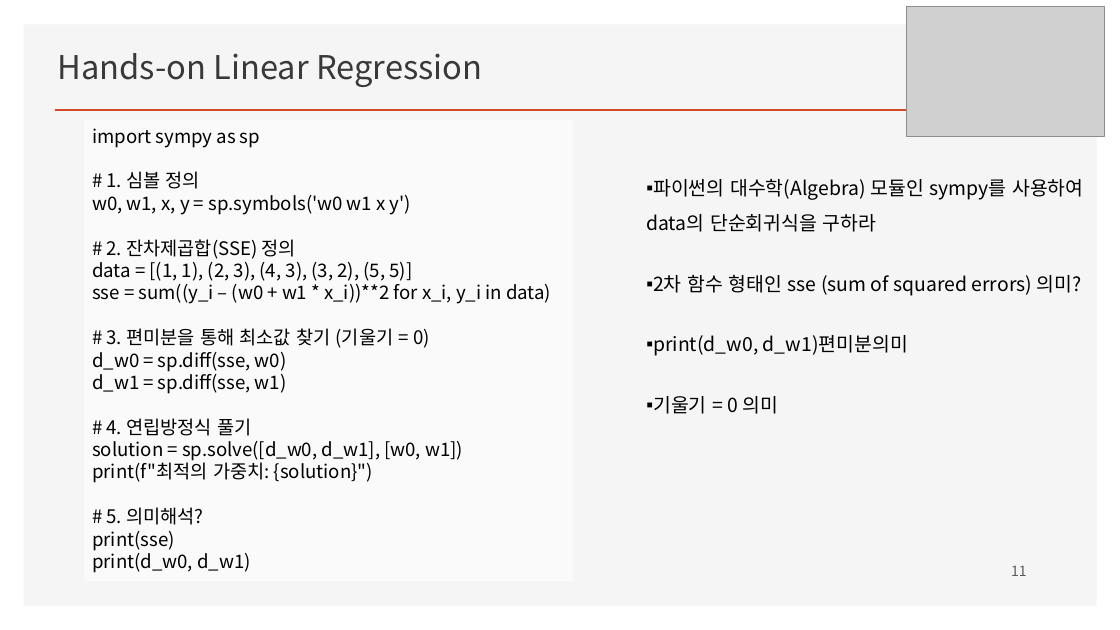
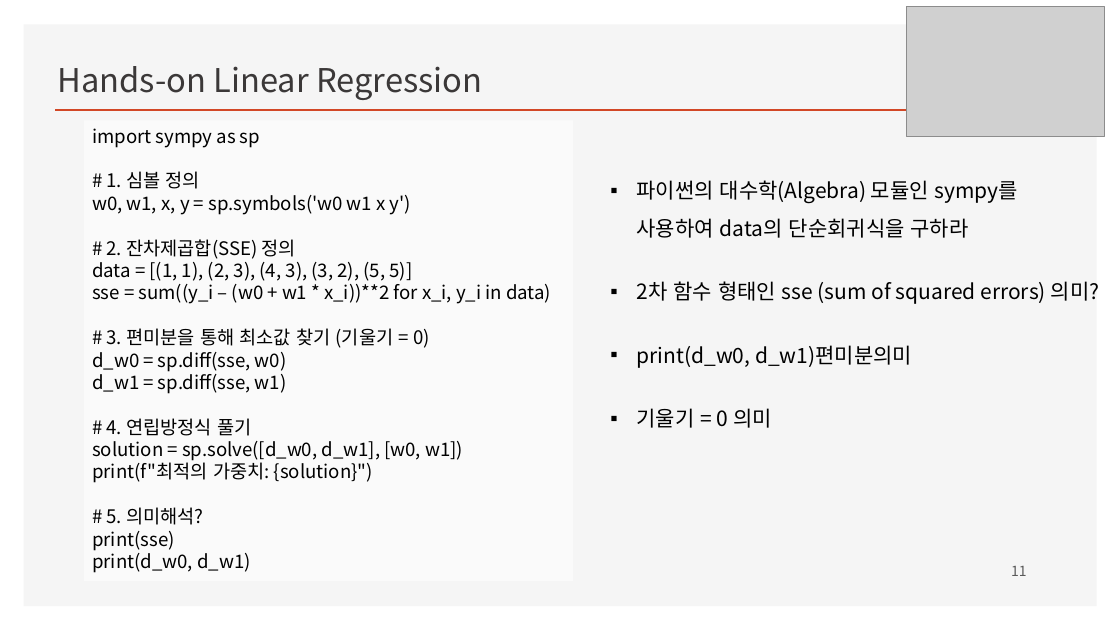
Before and after one commit to ancestor9/mathematics-for-machine-learning, a slide deck: slide 11 of w4_Perceptron_Regression.pptx. Drawn at 1120x630 pixels with LibreOffice and Linux fonts; fonts in the diff are those of the drawing; grey boxes stand for pictures; background and template pictures are left out. Boxes give left, top, right and bottom in pixels: in the first picture for what was removed or moved away, otherwise in the second. Text is boxed around its words. In the diff, an @@ line names an element or a change of style, - is before the commit and + after.

```diff
--- a/w4_Perceptron_Regression.pptx
+++ b/w4_Perceptron_Regression.pptx
@@ text "Hands-on Linear Regression": place and size @@
-text "Hands-on Linear Regression" at <box>58,53,482,87</box>
+text "Hands-on Linear Regression" at <box>58,66,482,100</box>
@@ text "파이썬의 대수학(Algebra) 모듈인 sympy를 사용하여 ...": place and size @@
-text "파이썬의 대수학(Algebra) 모듈인 sympy를 사용하여 ..." at <box>646,179,1084,414</box>
+text "파이썬의 대수학(Algebra) 모듈인 sympy를 사용하여 ..." at <box>637,180,1100,428</box>
@@ text "파이썬의 대수학(Algebra) 모듈인 sympy를 사용하여 ..." at <box>637,180,1100,428</box>: size 16.6 to 18 pt; indent changed @@
```
Also in this commit, not shown: 20 other slides changed, 5 slides removed.
